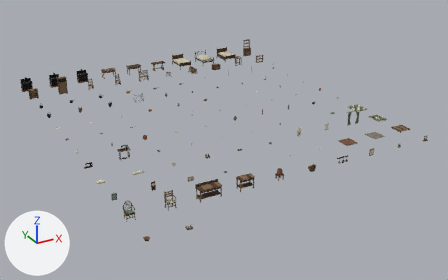
The glTF model public/interior-objects/catalogue.glb, before and after one commit.
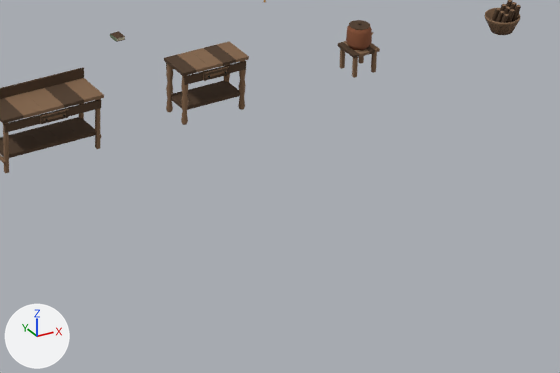
There are two pictures of each version: one whole from a 50 mm lens placed at (-21.13, -42.65, 18.0), pointed at (0.37, -3.56, -1.54), one close up on the part from 44% to 73% of the width and 58% to 88% of the height. Arrows for +X, +Y and +Z are at lower left; the lights stay in place. The last two pictures show the newer version. Where no turn or scale is listed for an object, it has been applied to the vertices.

In view in the first close-up: 'log-basket', 'prep-table', 'sewing-table', 'water-crock-stand' and 1 more.
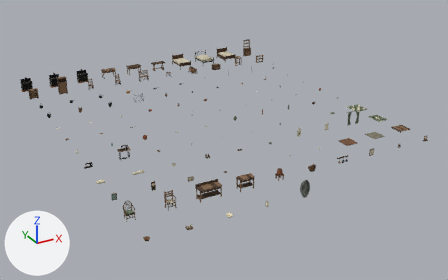
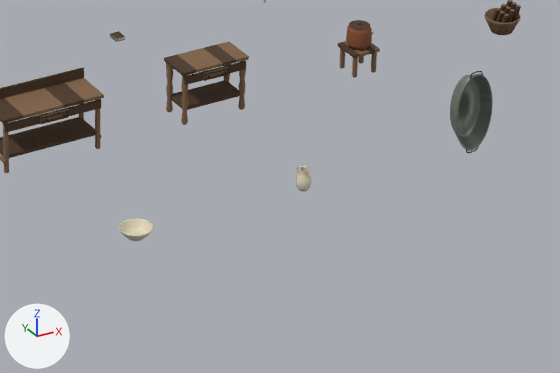
Pixel boxes (x1, y1, x2, y2) of what changed, in the close-ups (560 x 373 px):
'tin-bath', added
    after: (450, 71, 493, 153)
    faces in mat_steel: (450, 74, 493, 151)
'wash-basin', added (beige)
    after: (119, 218, 153, 241)
'water-pitcher', added
    after: (296, 166, 311, 192)

The edits, one by one:
Mesh me_oval_tin_bath_stored_on_end is new.
It has 4242 vertices, 8384 faces and spans x -0.29..0.29, y -0.134..0.134, z -0.606..0.606.
Faces by material slot: [2816, 5568].
It uses material mat_steel.
It uses material mat_iron.
Mesh me_handled_cream_water_pitcher is new.
It has 1370 vertices, 2720 faces and spans x -0.102..0.102, y -0.134..0.134, z -0.161..0.161.
Faces by material slot: [2144, 576].
It uses material mat_cream.
It uses material mat_blue.
Mesh me_large_cream_washing_basin is new.
It has 866 vertices, 1728 faces and spans x -0.215..0.215, y -0.215..0.215, z -0.072..0.072.
Faces by material slot: [1440, 288].
It uses material mat_cream.
It uses material mat_blue.
Object 'tin-bath' (ob_tin_bath) is new; it shows me_oval_tin_bath_stored_on_end.
Its location is (-1.25, -16.38, 0.61).
Object 'water-pitcher' (ob_water_pitcher) is new; it shows me_handled_cream_water_pitcher.
Its location is (-3.75, -16.22, 0.16).
Object 'wash-basin' (ob_wash_basin) is new; it shows me_large_cream_washing_basin.
Its location is (-6.25, -16.25, 0.07).
